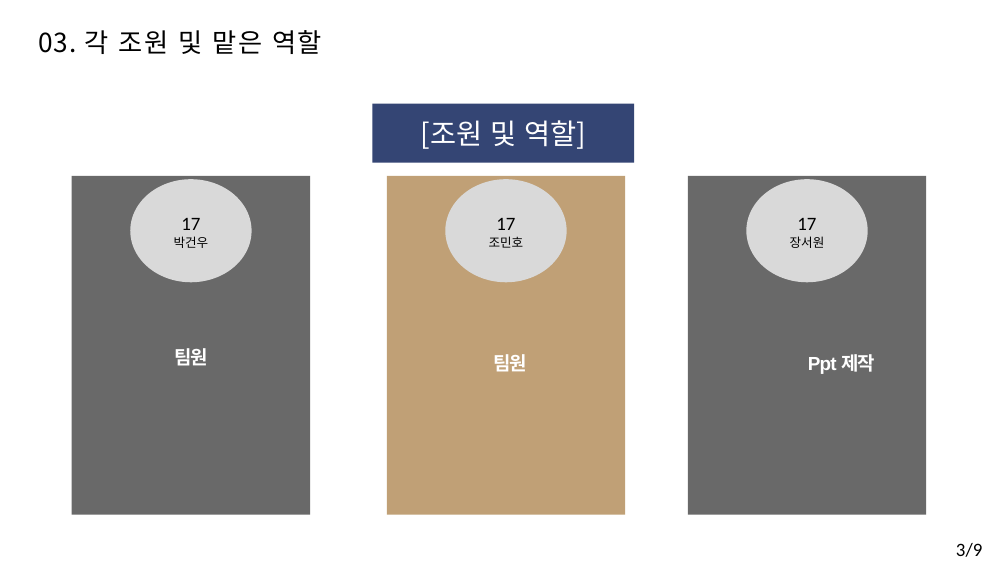
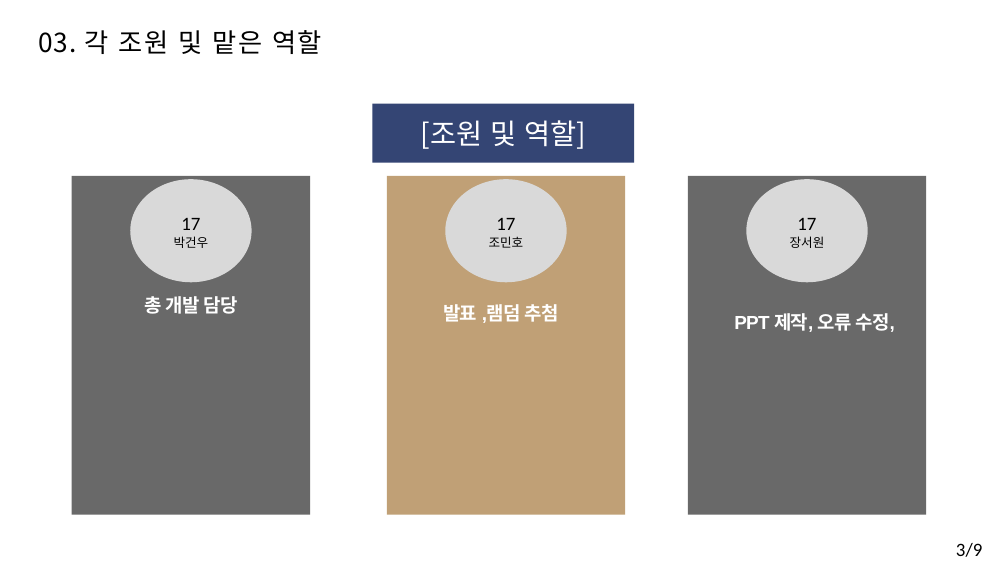
Before and after one commit to pgw3435/B, a slide deck: slide 5 of 오픈소스B.pptx. Drawn at 1008x567 pixels with LibreOffice and Linux fonts; fonts in the diff are those of the drawing. Boxes give left, top, right and bottom in pixels: in the first picture for what was removed or moved away, otherwise in the second. Text is boxed around its words. In the diff, an @@ line names an element or a change of style, - is before the commit and + after.

```diff
--- a/오픈소스B.pptx
+++ b/오픈소스B.pptx
@@ text at <box>144,296,237,314</box>: text changed @@
-팀원
+총 개발 담당
@@ text at <box>443,304,559,323</box>: text changed @@
-팀원
+발표 ,램덤 추첨
@@ text at <box>734,313,895,332</box>: text changed @@
-Ppt 제작
+PPT 제작, 오류 수정,
```
